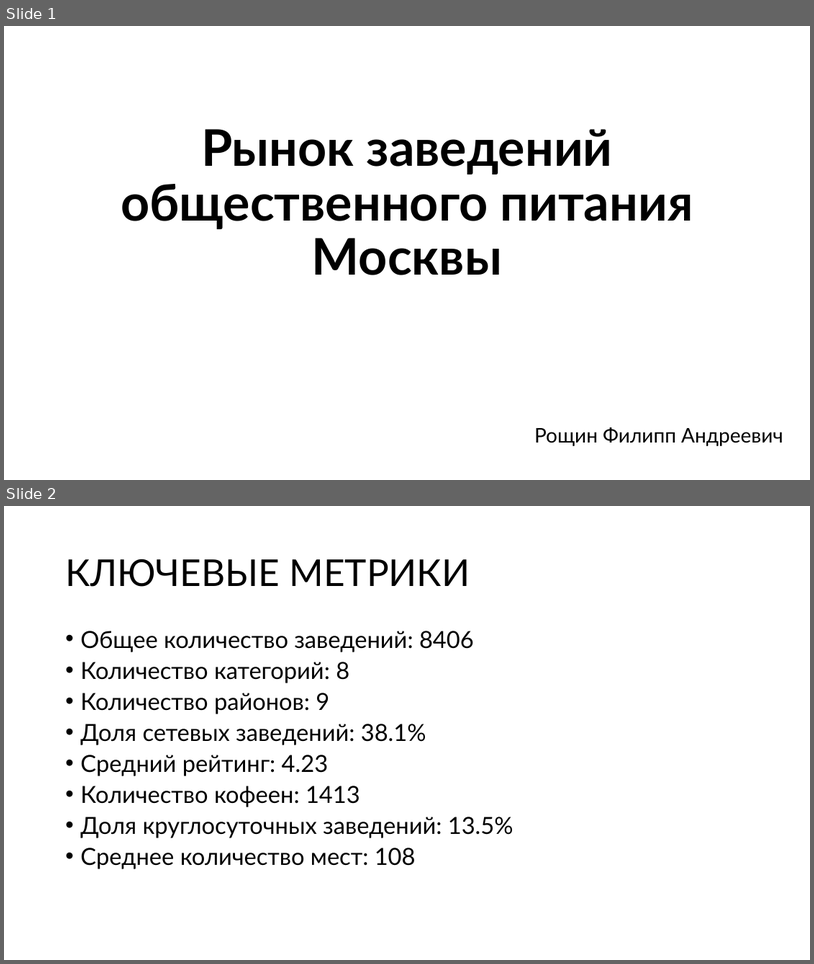
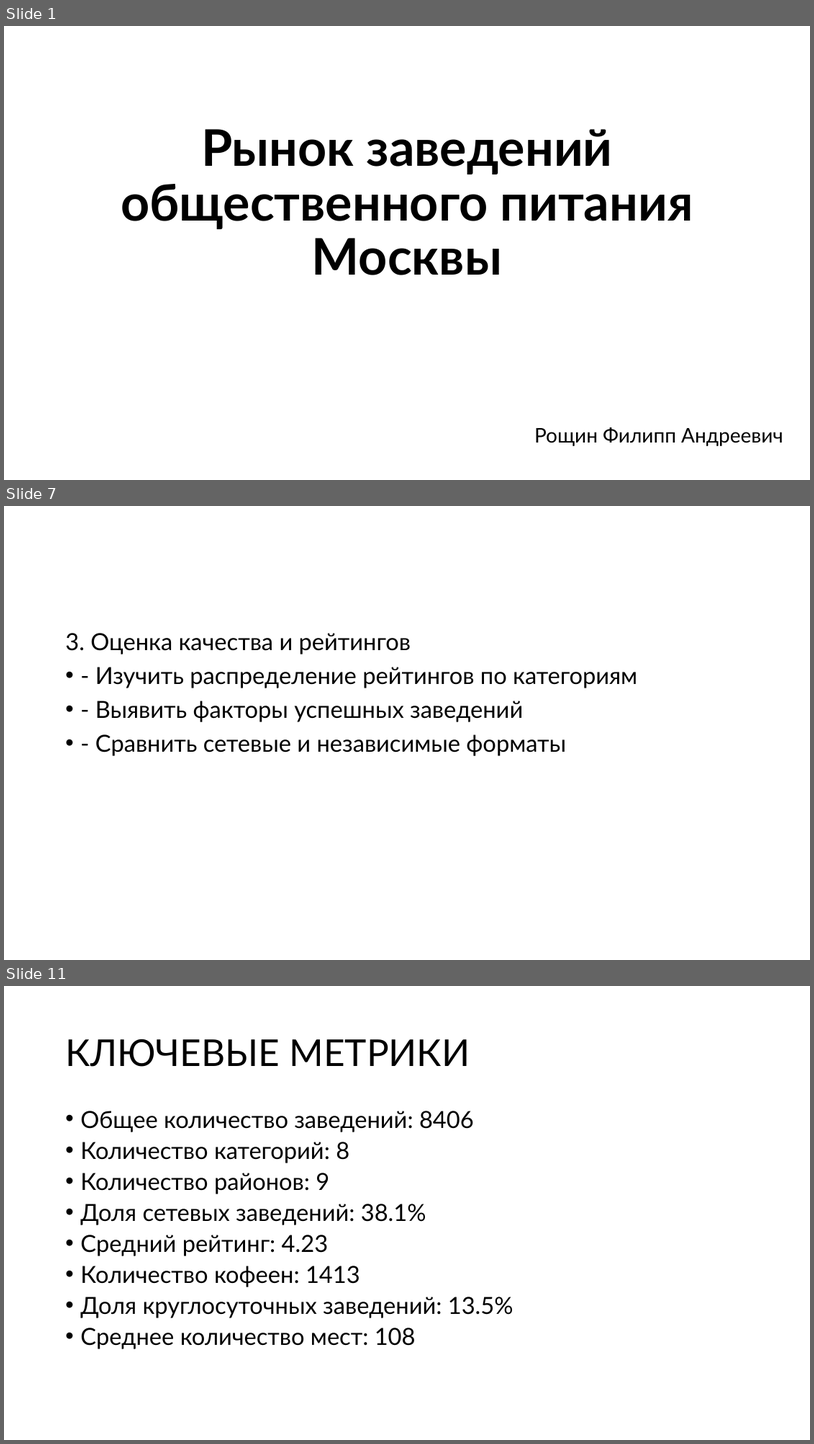
Before and after one commit to PHILIPP111007/masters_degree_Roshchin_M25-555, a slide deck: BI/moscow_places/moscow_places_hw.pptx. Shown one above the other, each under a label of ours: slides 1 and 2 before the commit, slides 1, 7 and 11 after it; the slides between them are not shown. The pictures are 814x964 and 814x1444 pixels, drawn with LibreOffice and Linux fonts; fonts in the diff are those of the drawing. Boxes give left, top, right and bottom in pixels: in the first picture for what was removed or moved away, otherwise in the second. Text is boxed around its words. In the diff, an @@ line names an element or a change of style, - is before the commit and + after.

```diff
--- a/BI/moscow_places/moscow_places_hw.pptx
+++ b/BI/moscow_places/moscow_places_hw.pptx
@@ slide 7 added at box(4, 506, 810, 960), background #FFFFFF @@
@@ text added at box(65, 633, 638, 756), 28 pt, text #000000 @@
+3. Оценка качества и рейтингов
+• - Изучить распределение рейтингов по категориям
+• - Выявить факторы успешных заведений
+• - Сравнить сетевые и независимые форматы
@@ what was slide 2 is now slide 11 @@
```
Also in this commit, not shown: 2 slides changed, 14 other slides added, 2 other files.
